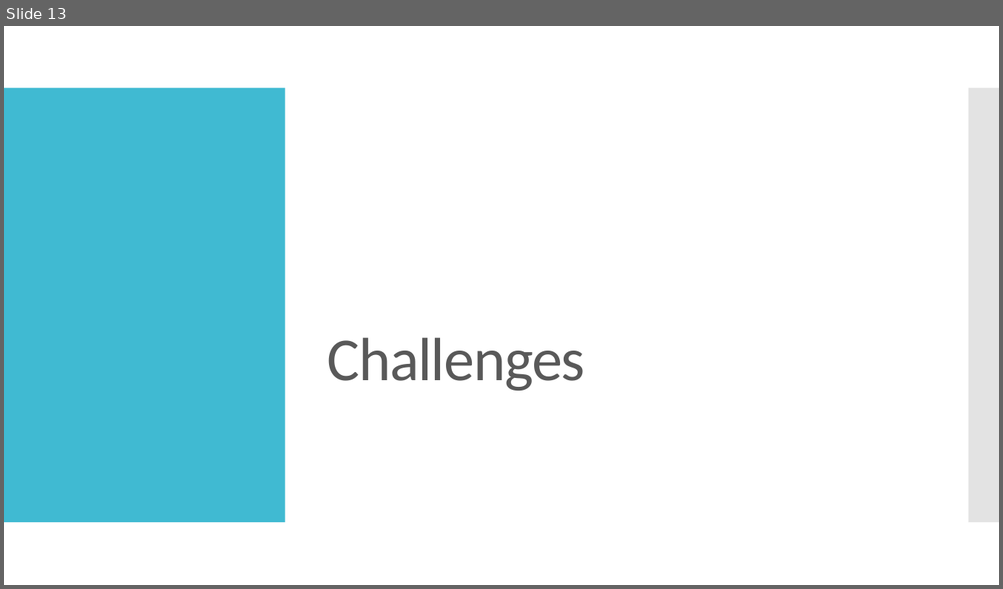
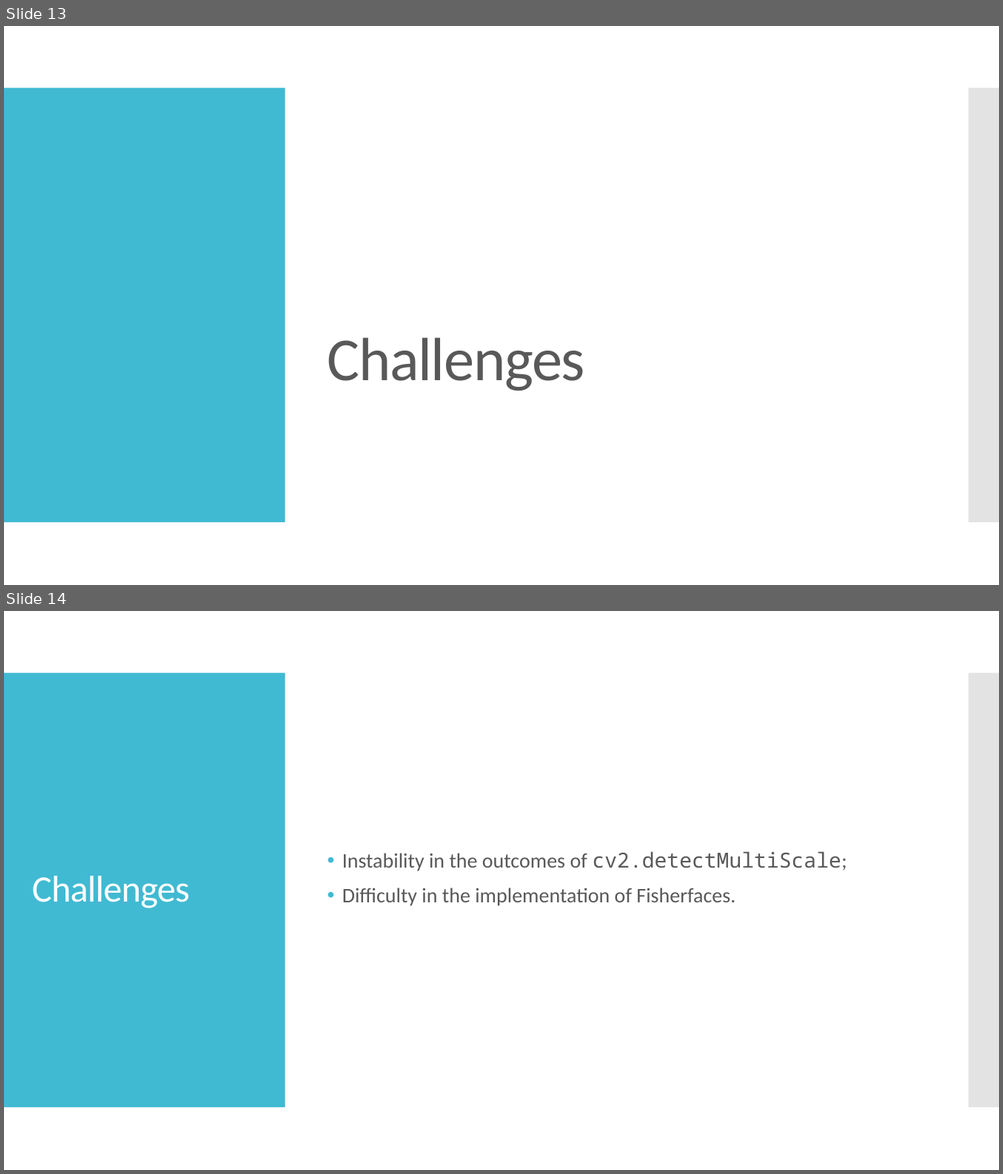
Before and after one commit to KeweiQ/CSC420-Face-Recognition-and-Emotion-Analysis, a slide deck: 420_presentation_slides.pptx. Shown one above the other, each under a label of ours: slide 13 before the commit, slides 13 and 14 after it. The pictures are 1003x589 and 1003x1174 pixels, drawn with LibreOffice and Linux fonts; fonts in the diff are those of the drawing. Boxes give left, top, right and bottom in pixels: in the first picture for what was removed or moved away, otherwise in the second. Text is boxed around its words. In the diff, an @@ line names an element or a change of style, - is before the commit and + after.

Commit message:
Slides complete.

```diff
--- a/420_presentation_slides.pptx
+++ b/420_presentation_slides.pptx
@@ slide 14 added at (4, 611, 999, 1170), background #FFFFFF; not listed: 2 template elements that a slide beside it also shows @@
@@ text added at (342, 851, 847, 906), 20 pt, text #595959 @@
+• Instability in the outcomes of cv2.detectMultiScale;
+• Difficulty in the implementation of Fisherfaces.
@@ title added at (32, 876, 190, 908), 36 pt, text #FFFFFF @@
+Challenges
```
Also in this commit, not shown: 1 other slide added, 1 slide removed, 1 other file.
